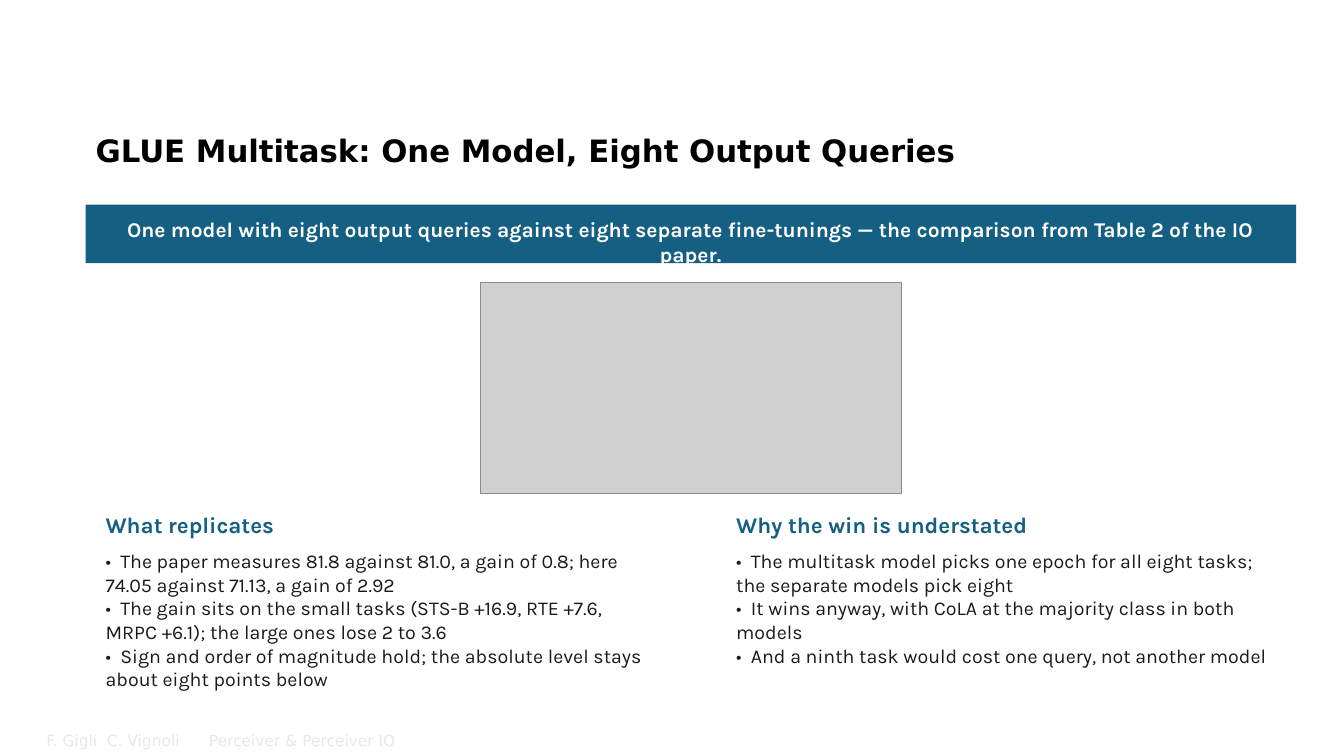
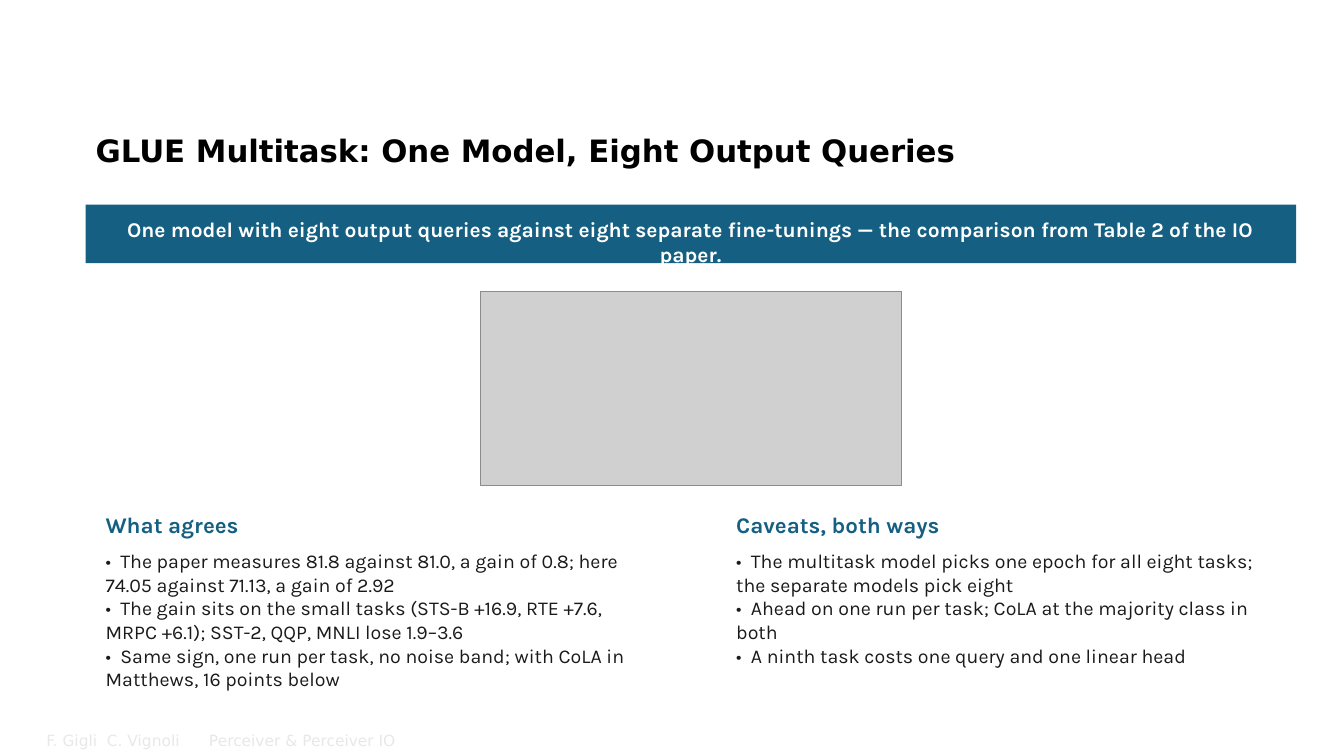
Before and after one commit to FrancescoGigli/Perceiver_project, a slide deck: slide 32 of sito/slide/Perceiver & Perceiver IO.pptx. Drawn at 1344x756 pixels with LibreOffice and Linux fonts; fonts in the diff are those of the drawing; grey boxes stand for pictures; background and template pictures are left out. Boxes give left, top, right and bottom in pixels: in the first picture for what was removed or moved away, otherwise in the second. Text is boxed around its words. In the diff, an @@ line names an element or a change of style, - is before the commit and + after.

Commit message:
Materiali allineati al codice e alla lezione rivista
Dispensa, deck beamer e deck PowerPoint, README e pagina iniziale dicono ora le stesse
cose della lezione, verificate su codice, log e PDF dei paper.

- Dispensa (220 pagine): cross-attention del nostro codice a 1 testa con d = 261
  (non 8 teste da 64), LayerNorm con radice di (sigma^2 + eps), residual del backward
  sommata a L' e non ai latenti normalizzati, init di default di PyTorch (niente Xavier),
  troncamento a +-2 sigma, Tab. 5 come "latent transformer essenziale", Tab. 6 completa,
  Fourier con frequenze equispaziate, Fig. 5 con i valori del grafico, Perceiver IO
  (84.5 con Fourier, patch audio, query da 1026, N e D non dichiarati), capitolo del
  progetto (e02 atteso per costruzione, seed che sposta lo split, CoLA in Matthews
  62.49/65.41, e23/e24/e27/e28 instabili, ModelNet40 senza banda, ResNet con la sua
  ricetta), riferimenti teorici (LSTM a 6 equazioni, LAMB, weight decay, dropout, He,
  equivarianza, softmax, flusso ottico e GLUE di IO).
- Beamer (41 pagine) e PowerPoint: stesse correzioni in inglese, formula del trust
  ratio, otto figure rigenerate da _diag/figure_risultati42.py (run instabili marcate,
  seed e split, ricette diverse, CoLA in Matthews); nuovo anello
  _diag/allinea_rev_20260927.py per il PowerPoint.
- README, progetto/README e pagina iniziale: numeri e cautele aggiornati (42 run su 42,
  59 voci di glossario, 41 pagine del deck, 220 della dispensa).
- Lezione: backward della LayerNorm, self-attention equivariante, e27 fra le run instabili.

```diff
--- a/sito/slide/Perceiver & Perceiver IO.pptx
+++ b/sito/slide/Perceiver & Perceiver IO.pptx
@@ picture: place and size @@
-picture at (480, 282, 901, 494)
+picture at (480, 291, 901, 485)
@@ text at (106, 517, 238, 539): text changed @@
-What replicates
+What agrees
@@ text at (736, 517, 939, 539): text changed @@
-Why the win is understated
+Caveats, both ways
@@ text at (106, 601, 624, 691): text changed @@
-• The gain sits on the small tasks (STS-B +16.9, RTE +7.6, MRPC +6.1); the large ones lose 2 to 3.6
-• Sign and order of magnitude hold; the absolute level stays about eight points below
+• The gain sits on the small tasks (STS-B +16.9, RTE +7.6, MRPC +6.1); SST-2, QQP, MNLI lose 1.9–3.6
+• Same sign, one run per task, no noise band; with CoLA in Matthews, 16 points below
@@ text at (736, 601, 1248, 668): text changed @@
-• It wins anyway, with CoLA at the majority class in both models
-• And a ninth task would cost one query, not another model
+• Ahead on one run per task; CoLA at the majority class in both
+• A ninth task costs one query and one linear head
```
Also in this commit, not shown: 25 other slides changed, 18 other files.
